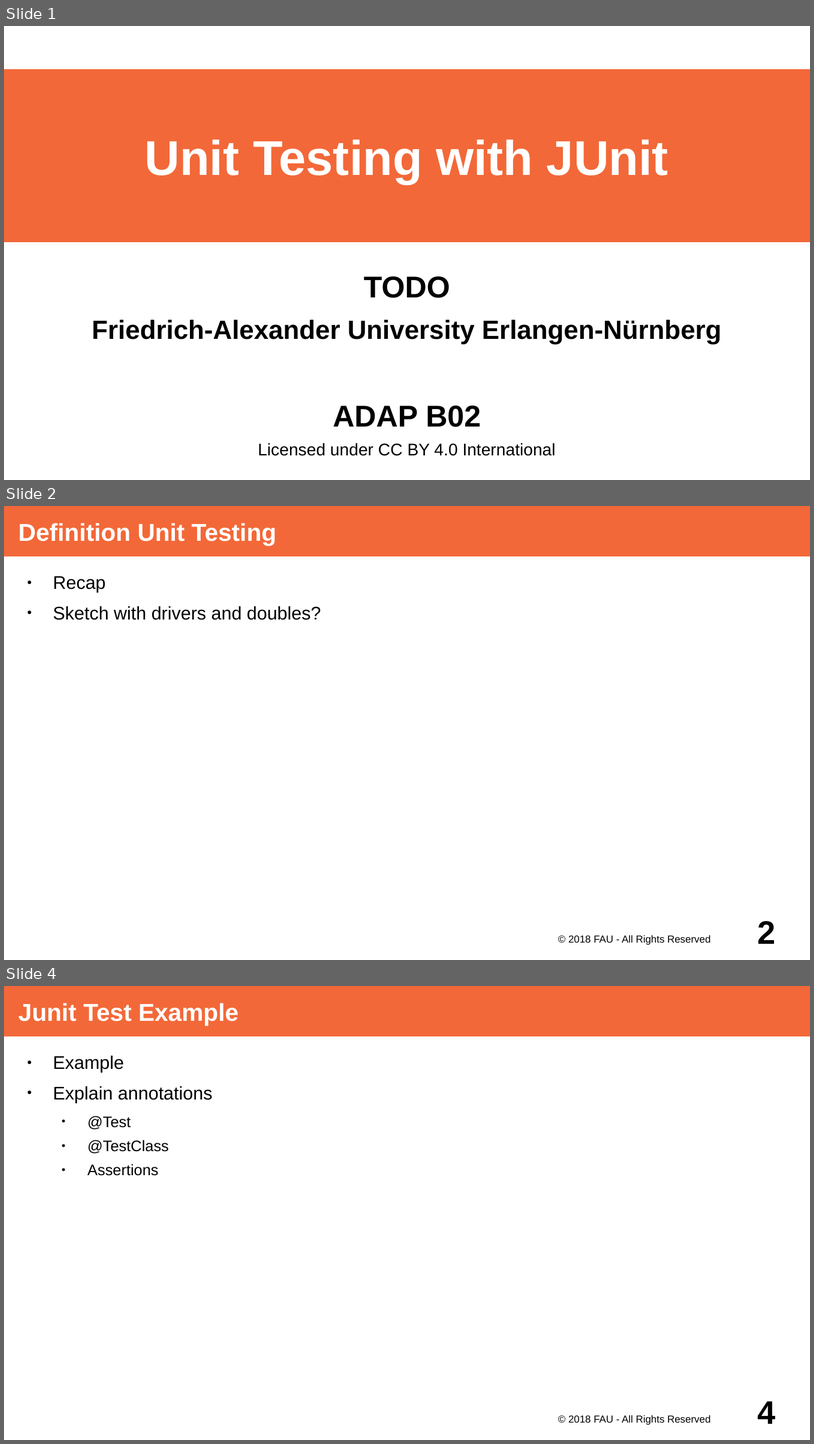
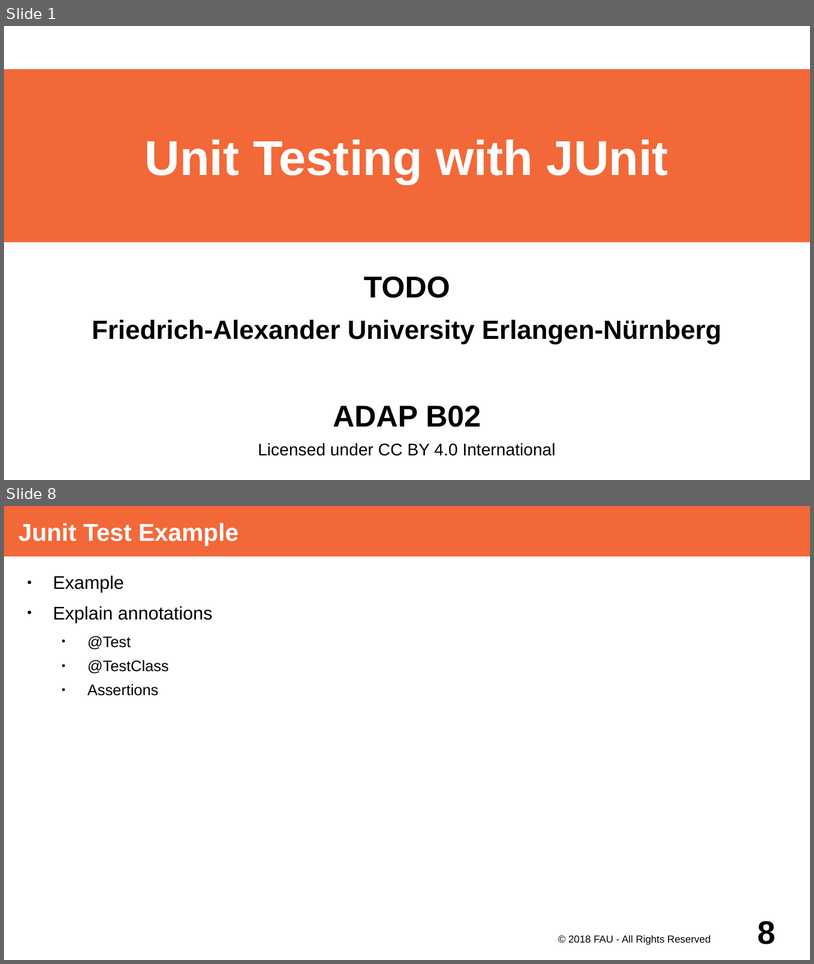
Before and after one commit to dirkriehle/adap-course, a slide deck: Lecture Slides/ADAP B02- Unit Testing with JUnit.odp. Shown one above the other, each under a label of ours: slides 1, 2 and 4 before the commit, slides 1 and 8 after it; the slides between them are not shown. The pictures are 814x1444 and 814x964 pixels, drawn with LibreOffice and Linux fonts; fonts in the diff are those of the drawing. Boxes give left, top, right and bottom in pixels: in the first picture for what was removed or moved away, otherwise in the second. Text is boxed around its words. In the diff, an @@ line names an element or a change of style, - is before the commit and + after.

```diff
--- a/Lecture Slides/ADAP B02- Unit Testing with JUnit.odp
+++ b/Lecture Slides/ADAP B02- Unit Testing with JUnit.odp
@@ slide 2 removed at [4,506,810,960], background #FFFFFF @@
@@ title removed at [4,506,810,556] @@
-Definition Unit Testing
@@ text removed at [53,576,321,620] @@
-● Recap
-● Sketch with drivers and doubles?
@@ text removed at [569,934,711,945] @@
-© 2018 FAU - All Rights Reserved
@@ page number removed at [758,921,776,943] @@
-2
@@ what was slide 4 is now slide 8 @@
@@ page number at [758,921,776,944]: text changed @@
-4
+8
```
Also in this commit, not shown: 1 slide changed, 5 slides added, 2 other files.
